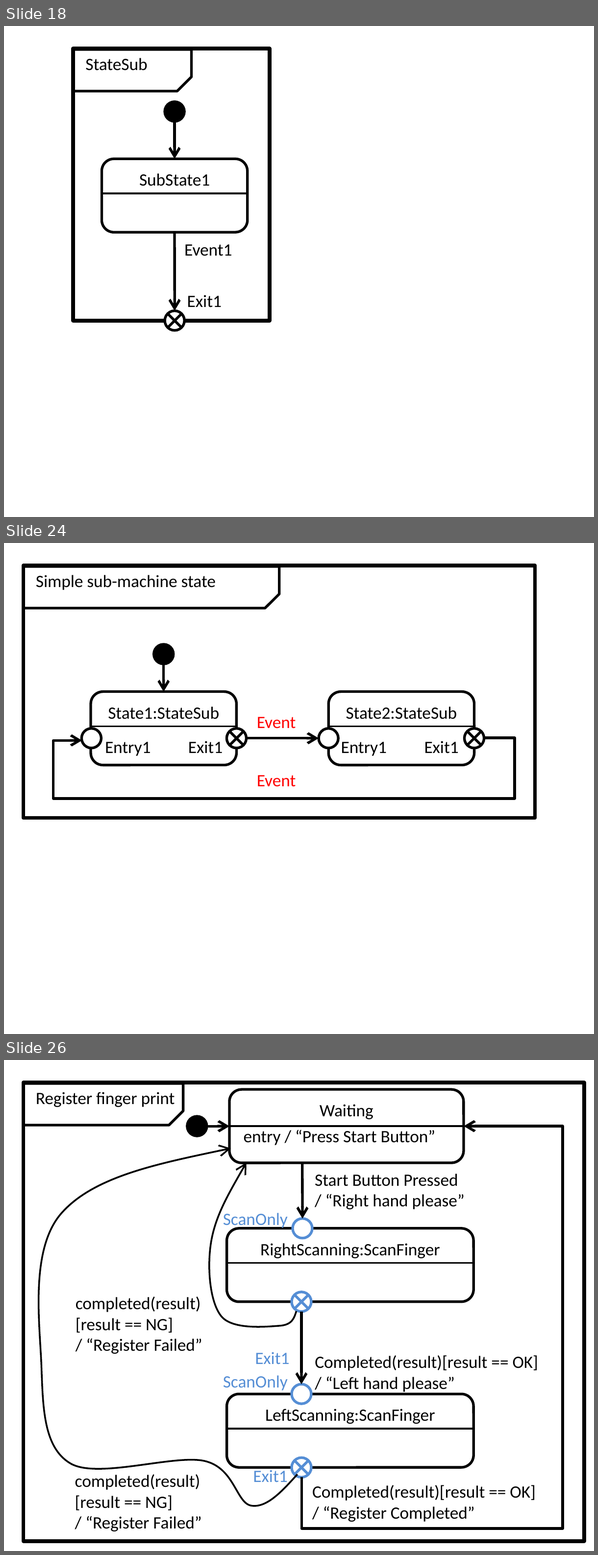
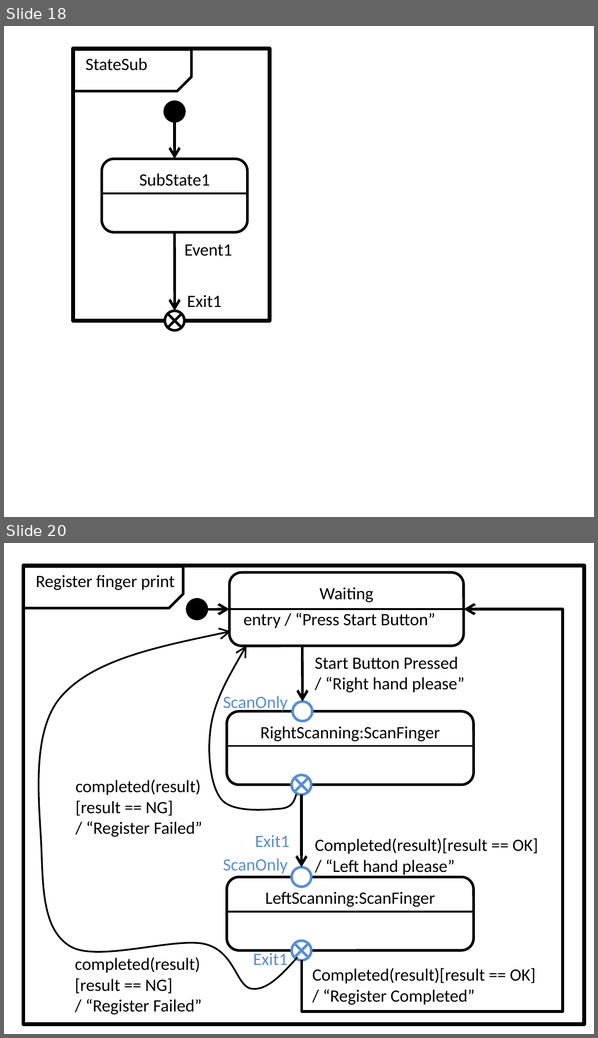
Before and after one commit to redboltz/cpp_sample, a slide deck: boost_training/msm/fig.pptx. Shown one above the other, each under a label of ours: slides 18, 24 and 26 before the commit, slides 18 and 20 after it; the slides between them are not shown. The pictures are 598x1555 and 598x1038 pixels, drawn with LibreOffice and Linux fonts; fonts in the diff are those of the drawing. Boxes give left, top, right and bottom in pixels: in the first picture for what was removed or moved away, otherwise in the second. Text is boxed around its words. In the diff, an @@ line names an element or a change of style, - is before the commit and + after.

Commit message:
Added entry point examples.

```diff
--- a/boost_training/msm/fig.pptx
+++ b/boost_training/msm/fig.pptx
@@ slide 24 removed at box(4, 543, 594, 1034), background #FFFFFF @@
@@ rectangle removed at box(23, 566, 534, 817) @@
@@ snip rect removed at box(23, 567, 278, 608) @@
@@ text removed at box(36, 575, 216, 590) @@
-Simple sub-machine state
@@ ellipse removed at box(153, 644, 174, 664) @@
@@ arrow removed from (164, 664) to (164, 691) @@
@@ rounded rectangle removed at box(91, 691, 237, 765) @@
-State1:StateSub
@@ rounded rectangle removed at box(328, 691, 474, 765) @@
-State2:StateSub
@@ text removed at box(257, 717, 296, 729) @@
-Event
@@ ellipse removed at box(81, 729, 102, 749) @@
@@ line removed from (91, 726) to (236, 726) @@
@@ ellipse removed at box(226, 729, 246, 749) @@
@@ line removed from (230, 731) to (244, 745) @@
@@ line removed from (244, 731) to (230, 745) @@
@@ ellipse removed at box(318, 729, 338, 749) @@
@@ line removed from (328, 726) to (473, 726) @@
@@ ellipse removed at box(464, 729, 484, 749) @@
@@ line removed from (467, 731) to (480, 745) @@
@@ line removed from (480, 731) to (467, 745) @@
@@ freeform shape removed at box(54, 738, 514, 799) @@
@@ text removed at box(105, 742, 151, 756) @@
-Entry1
@@ text removed at box(188, 741, 223, 754) @@
-Exit1
@@ arrow removed from (246, 739) to (318, 739) @@
@@ text removed at box(341, 742, 387, 756) @@
-Entry1
@@ text removed at box(424, 741, 459, 754) @@
-Exit1
@@ text removed at box(257, 775, 296, 787) @@
-Event
@@ what was slide 26 is now slide 20 @@
```
Also in this commit, not shown: 5 slides changed, 4 other slides removed, 7 other files.
